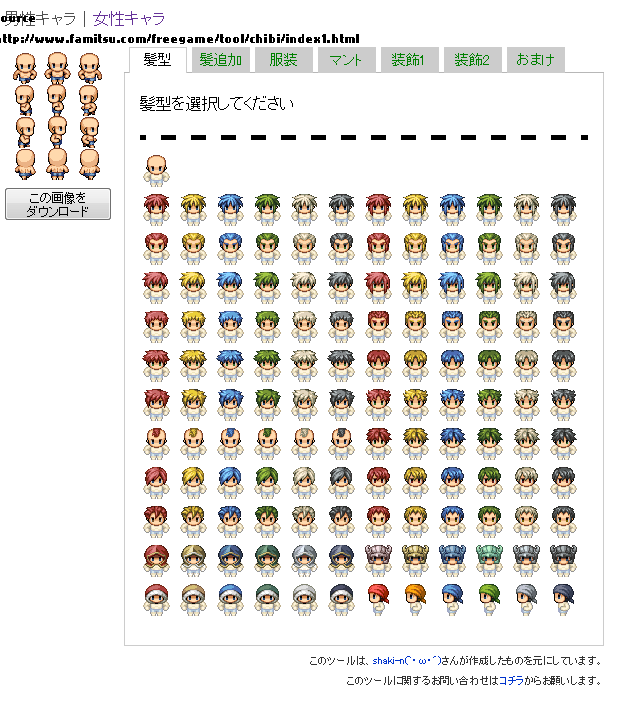
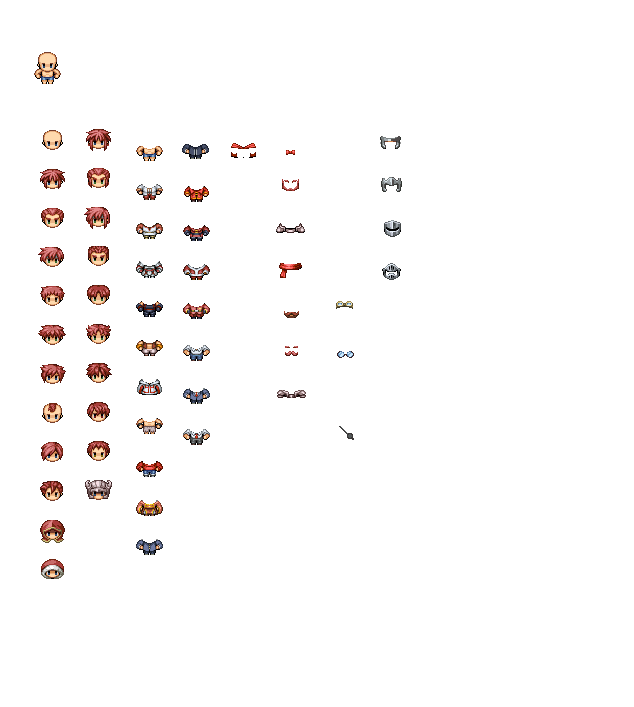
Layers edited between the first and the second (634, 707) image:
hid "Source http://www.famitsu.com/freegame/tool/chibi/index1.html" over [0, 16, 359, 44]
added layer "Layer 13" in group "Male" over [34, 52, 402, 579]
hid "Layer 1" over [0, 11, 604, 685]
